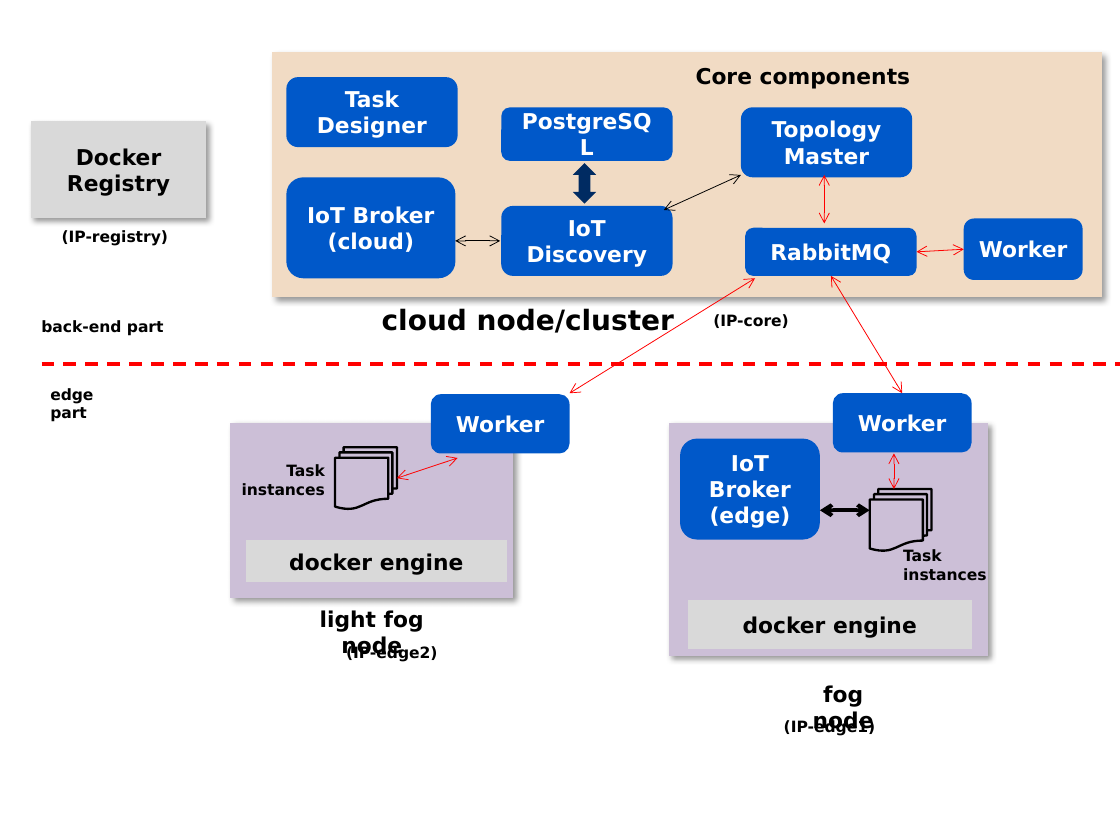
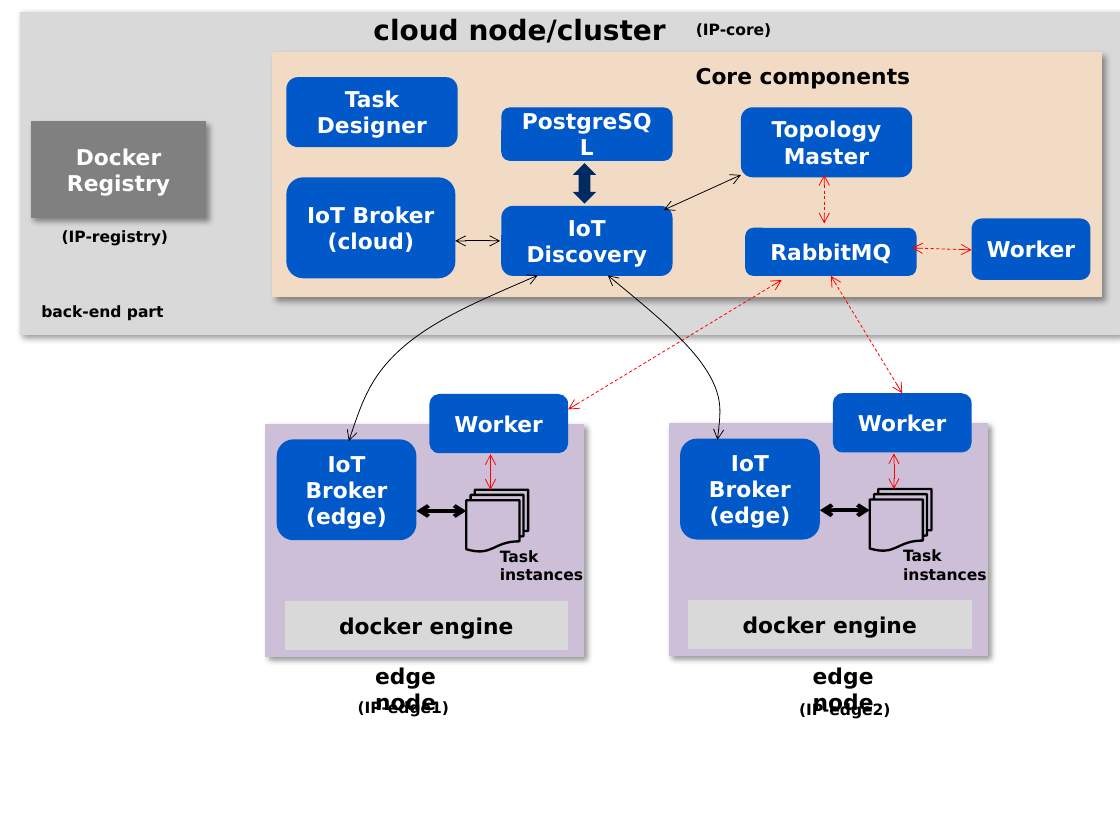
Before and after one commit to smartfog/fogflow, a slide deck: slide 33 of doc/en/source/figures/figures.pptx. Drawn at 1120x840 pixels with LibreOffice and Linux fonts; fonts in the diff are those of the drawing. Boxes give left, top, right and bottom in pixels: in the first picture for what was removed or moved away, otherwise in the second. Text is boxed around its words. In the diff, an @@ line names an element or a change of style, - is before the commit and + after.

```diff
--- a/doc/en/source/figures/figures.pptx
+++ b/doc/en/source/figures/figures.pptx
@@ rectangle added at box(20, 11, 1120, 334), fill #D9D9D9 @@
@@ text "cloud node/cluster" rewrapped from box(382, 308, 674, 337) to box(373, 18, 666, 43) @@
@@ text "(IP-core)": place and size @@
-text "(IP-core)" at box(713, 314, 788, 328)
+text "(IP-core)" at box(696, 23, 771, 37)
@@ rectangle "Docker Registry" at box(31, 122, 207, 220): text colour #000000 to #FFFFFF; fill #D9D9D9 to #808080 @@
@@ rounded rectangle "Worker": place and size @@
-rounded rectangle "Worker" at box(964, 218, 1083, 280)
+rounded rectangle "Worker" at box(972, 218, 1091, 280)
@@ double arrow moved from (964, 250) - (916, 252) to (972, 250) - (912, 248) @@
@@ double arrow (972, 250) - (912, 248): stroke #FF0000 0.5 pt to #FF0000 0.5 pt dashed @@
@@ text "back-end part": place and size @@
-text "back-end part" at box(41, 320, 164, 336)
+text "back-end part" at box(41, 305, 164, 321)
@@ freeform shape added at box(348, 276, 538, 441), outline #000000 0.5 pt @@
@@ double arrow moved from (570, 393) - (755, 278) to (568, 409) - (782, 280) @@
@@ double arrow (568, 409) - (782, 280): stroke #FF0000 0.5 pt to #FF0000 0.5 pt dashed @@
@@ freeform shape added at box(608, 276, 720, 440), outline #000000 0.5 pt @@
@@ double arrow (903, 393) - (831, 276): stroke #FF0000 0.5 pt to #FF0000 0.5 pt dashed @@
@@ line removed from (41, 364) to (1120, 364) @@
@@ text removed at box(50, 388, 93, 422) @@
-edge part
@@ rectangle: place and size @@
-rectangle at box(230, 423, 513, 598)
+rectangle at box(265, 423, 585, 656)
@@ rounded rectangle added at box(277, 439, 417, 540), fill #0058C9, 14 pt, text #FFFFFF, bold @@
+IoT Broker
+(edge)
@@ double arrow moved from (458, 458) - (396, 478) to (491, 455) - (491, 489) @@
@@ flow chart multidocument: place and size @@
-flow chart multidocument at box(335, 447, 396, 508)
+flow chart multidocument at box(466, 489, 528, 551)
@@ double arrow added from (466, 511) to (417, 511), #000000 2.5 pt @@
@@ text "Task": place and size @@
-text "Task" at box(242, 464, 325, 496)
+text "Task" at box(500, 550, 583, 581)
@@ text "Task" at box(500, 550, 583, 581): alignment right to left @@
@@ rectangle "docker engine": place and size @@
-rectangle "docker engine" at box(246, 540, 507, 582)
+rectangle "docker engine" at box(284, 600, 568, 650)
@@ text at box(375, 667, 436, 715): text changed @@
-light fog node
+edge node
@@ text at box(813, 667, 874, 715): text changed @@
-fog node
+edge node
@@ text "(IP-edge1)": place and size @@
-text "(IP-edge1)" at box(784, 719, 875, 736)
+text "(IP-edge1)" at box(358, 700, 449, 717)
@@ text "(IP-edge2)": place and size @@
-text "(IP-edge2)" at box(346, 645, 437, 662)
+text "(IP-edge2)" at box(799, 702, 890, 719)
```
Also in this commit, not shown: 10 other files.
